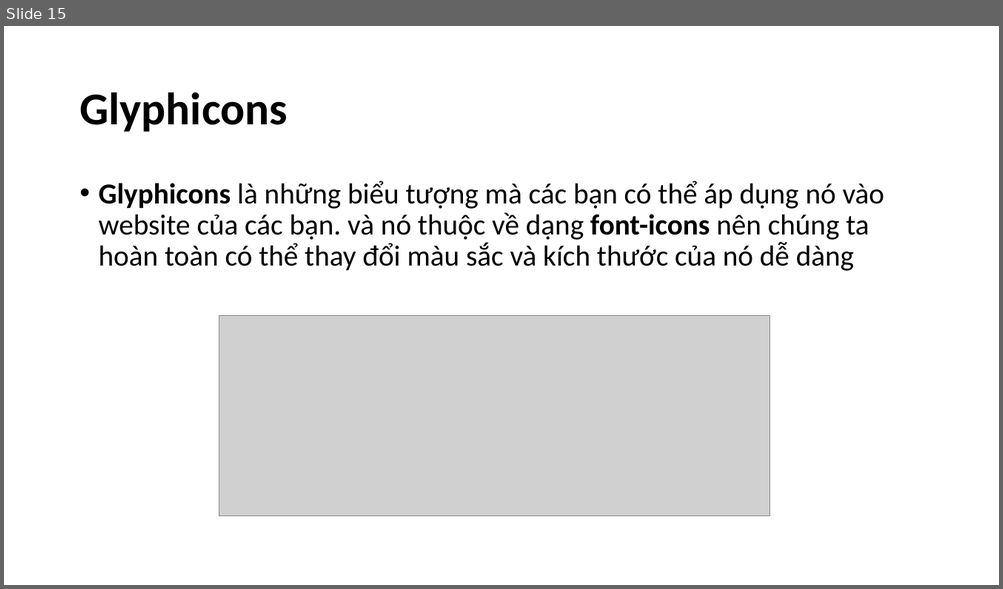
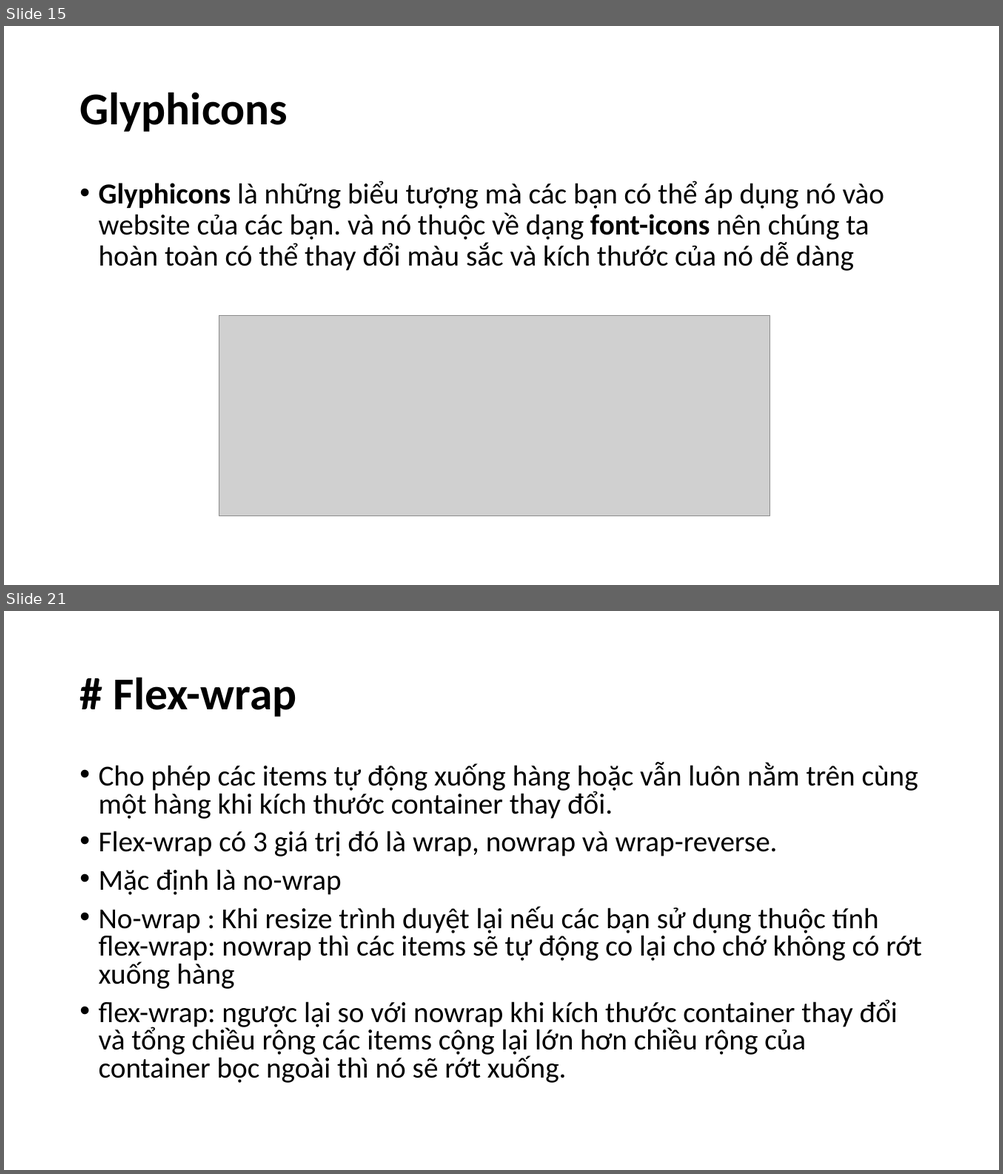
Before and after one commit to hoanghiep8921/ljava1909, a slide deck: slide/Bootstrap.pptx. Shown one above the other, each under a label of ours: slide 15 before the commit, slides 15 and 21 after it; the slides between them are not shown. The pictures are 1003x589 and 1003x1174 pixels, drawn with LibreOffice and Linux fonts; fonts in the diff are those of the drawing; grey boxes stand for pictures. Boxes give left, top, right and bottom in pixels: in the first picture for what was removed or moved away, otherwise in the second. Text is boxed around its words. In the diff, an @@ line names an element or a change of style, - is before the commit and + after.

```diff
--- a/slide/Bootstrap.pptx
+++ b/slide/Bootstrap.pptx
@@ slide 21 added at <box>4,611,999,1170</box>, background #FFFFFF @@
@@ title added at <box>113,677,296,717</box>, 44 pt, text #000000, bold @@
+# Flex-wrap
@@ text added at <box>99,762,922,1083</box>, 28 pt, text #000000 @@
+• Cho phép các items tự động xuống hàng hoặc vẫn luôn nằm trên cùng một hàng khi kích thước container thay đổi.
+• Flex-wrap có 3 giá trị đó là wrap, nowrap và wrap-reverse.
+• Mặc định là no-wrap
+• No-wrap : Khi resize trình duyệt lại nếu các bạn sử dụng thuộc tính flex-wrap: nowrap thì các items sẽ tự động co lại cho chớ không có rớt xuống hàng
+• flex-wrap: ngược lại so với nowrap khi kích thước container thay đổi và tổng chiều rộng các items cộng lại lớn hơn chiều rộng của container bọc ngoài thì nó sẽ rớt xuống.
```
Also in this commit, not shown: 11 other slides added, 1 slide removed, 13 other files.
